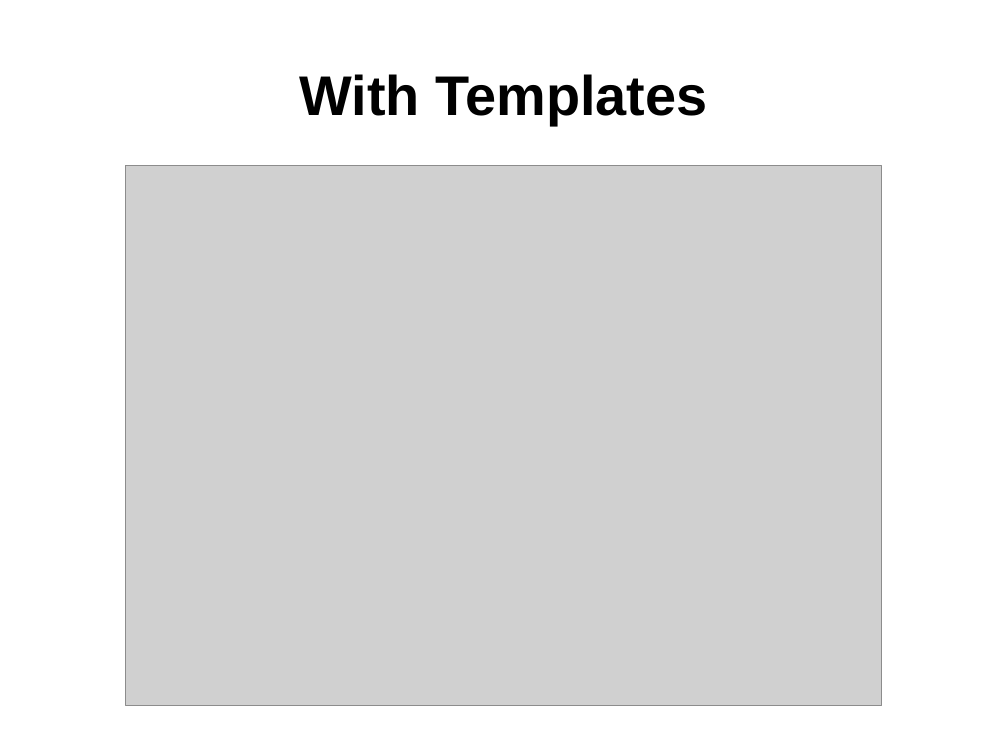
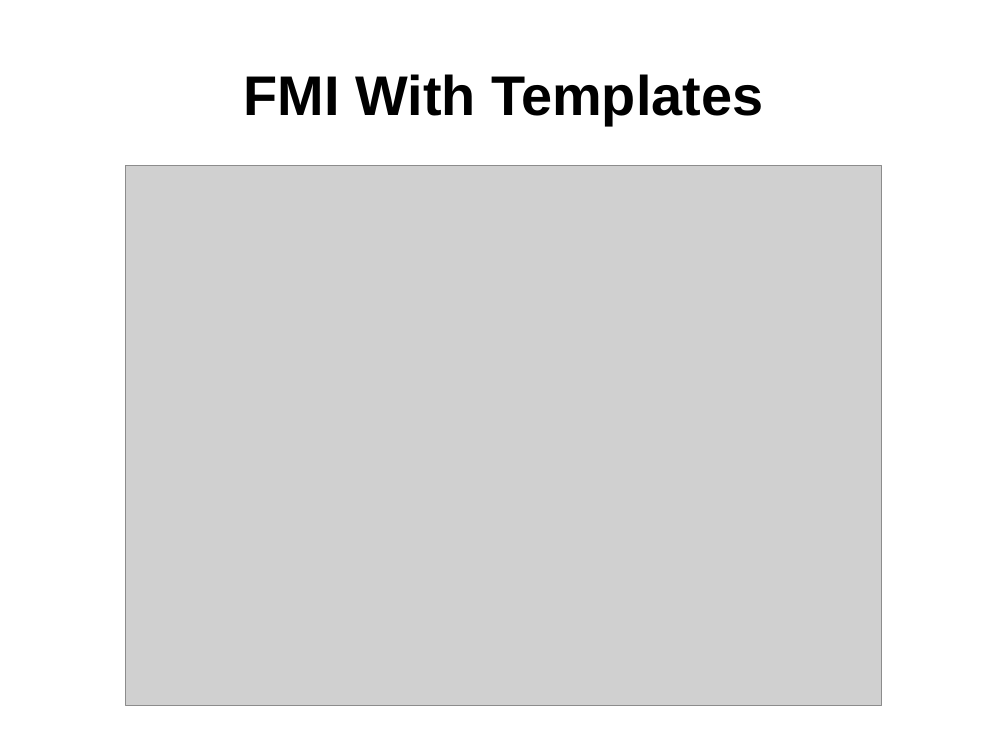
Before and after one commit to weetmuts/rodin-b-sharp-iUML_B_Utils, a slide deck: slide 7 of work/store/Writing/InterfaceTemplatesPaper(acceptedABZ2014)/presentation/templates.odp (slide 4 before the commit). Drawn at 1008x756 pixels with LibreOffice and Linux fonts; fonts in the diff are those of the drawing; grey boxes stand for pictures. Boxes give left, top, right and bottom in pixels: in the first picture for what was removed or moved away, otherwise in the second. Text is boxed around its words. In the diff, an @@ line names an element or a change of style, - is before the commit and + after.

```diff
--- a/work/store/Writing/InterfaceTemplatesPaper(acceptedABZ2014)/presentation/templates.odp
+++ b/work/store/Writing/InterfaceTemplatesPaper(acceptedABZ2014)/presentation/templates.odp
@@ title at [244, 74, 763, 125]: text changed @@
-With Templates
+FMI With Templates
```
Also in this commit, not shown: 1 other slide changed, 11 slides added, 1 slide removed, 11 other files.
